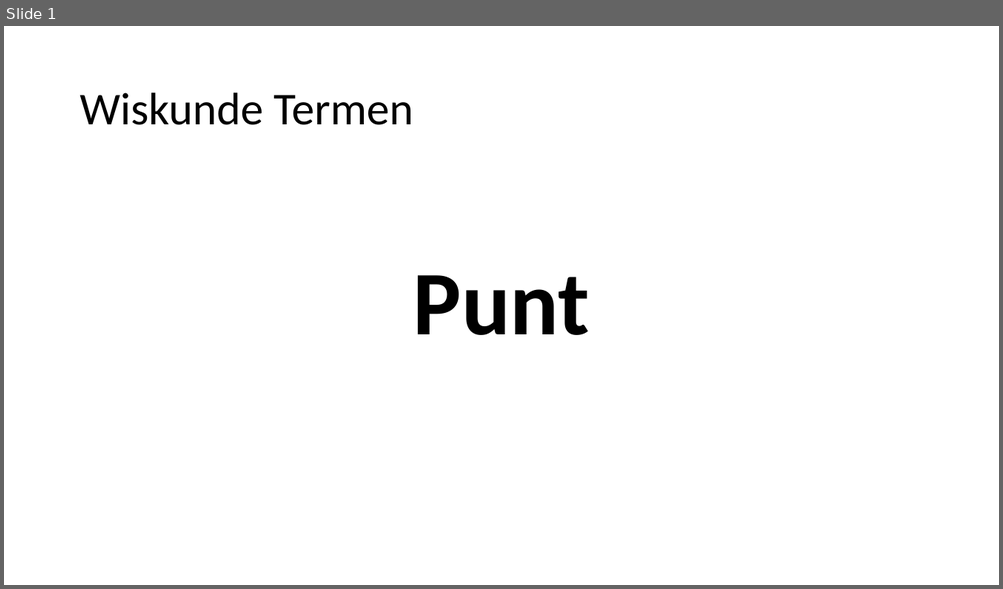
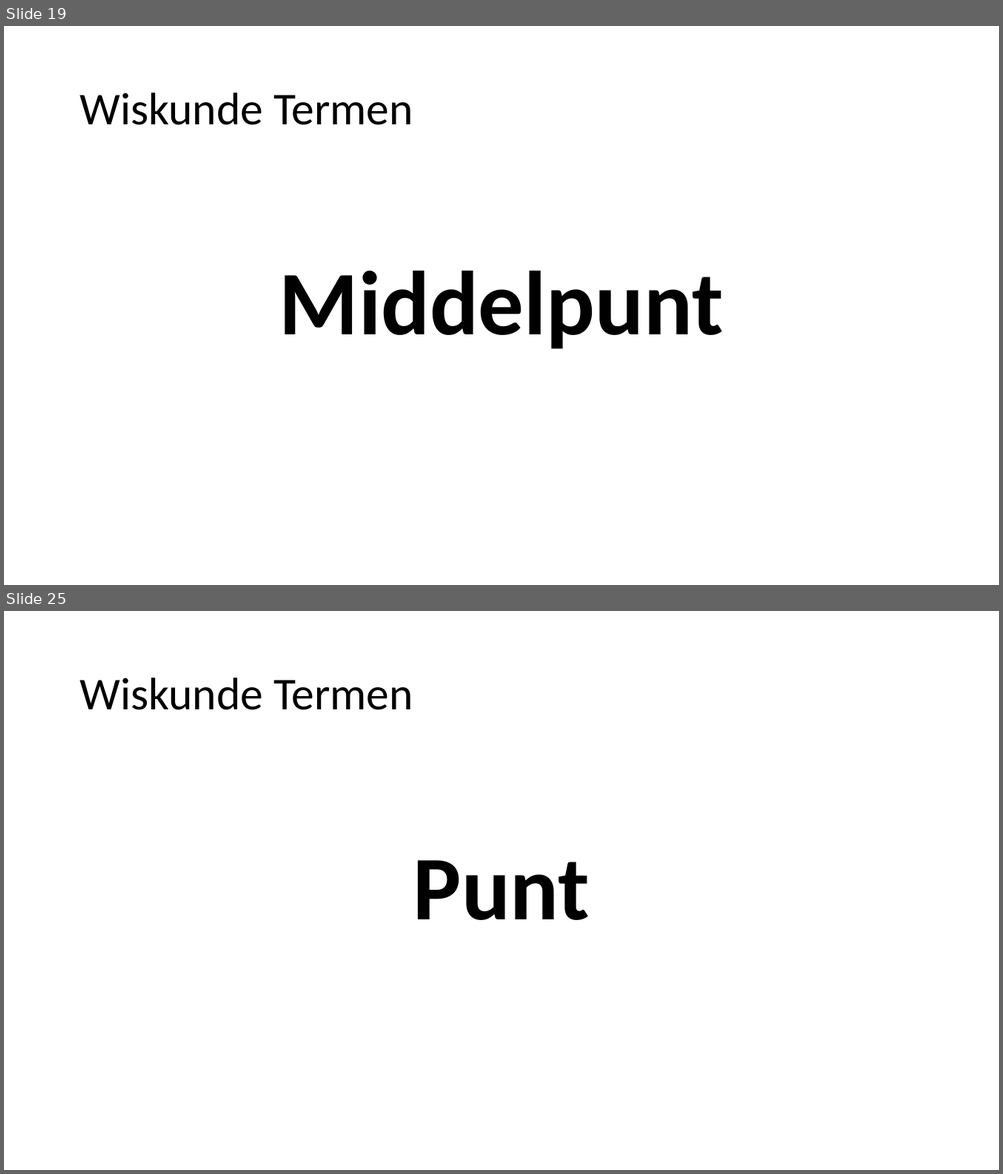
Before and after one commit to heinvinkel/wiskundetermen, a slide deck: meetkunde/AAAAMeetkunde.pptx. Shown one above the other, each under a label of ours: slide 1 before the commit, slides 19 and 25 after it; the slides between them are not shown. The pictures are 1003x589 and 1003x1174 pixels, drawn with LibreOffice and Linux fonts; fonts in the diff are those of the drawing. Boxes give left, top, right and bottom in pixels: in the first picture for what was removed or moved away, otherwise in the second. Text is boxed around its words. In the diff, an @@ line names an element or a change of style, - is before the commit and + after.

```diff
--- a/meetkunde/AAAAMeetkunde.pptx
+++ b/meetkunde/AAAAMeetkunde.pptx
@@ slide 19 added at [4,26,999,585], background #FFFFFF @@
@@ title added at [79,93,413,125], 44 pt, text #000000 @@
+Wiskunde Termen
@@ text added at [279,270,723,349], 87.8 pt, text #000000, bold @@
+Middelpunt
@@ what was slide 1 is now slide 25 @@
```
Also in this commit, not shown: 23 other slides added, 13 other files.
